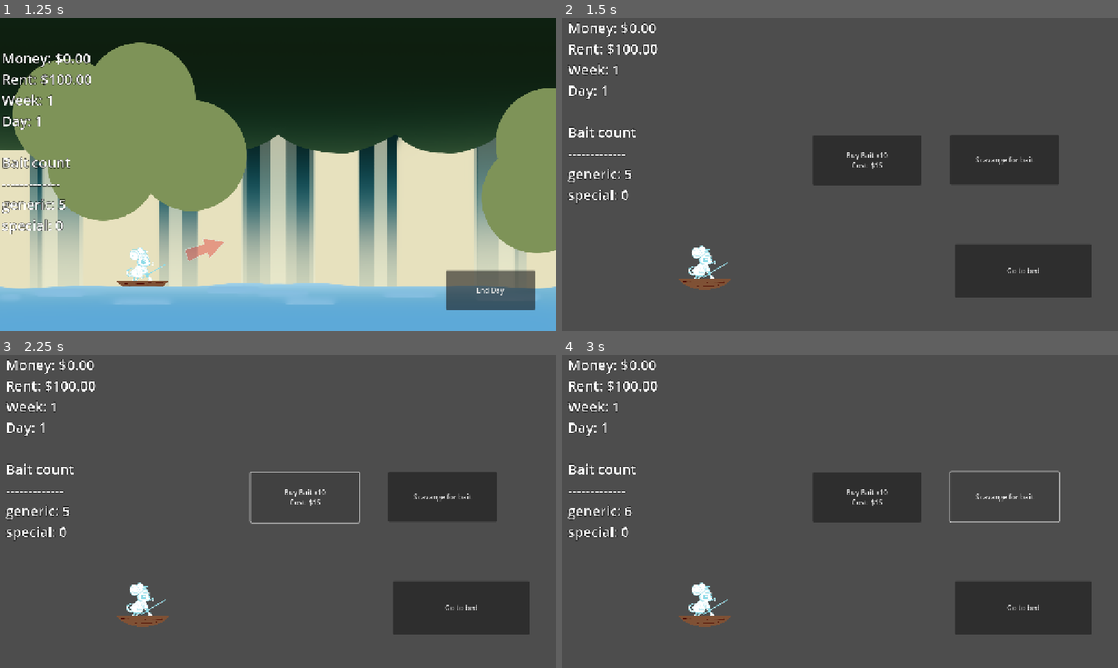
Above: before the commit, frames 1-4 (two rows, left to right).
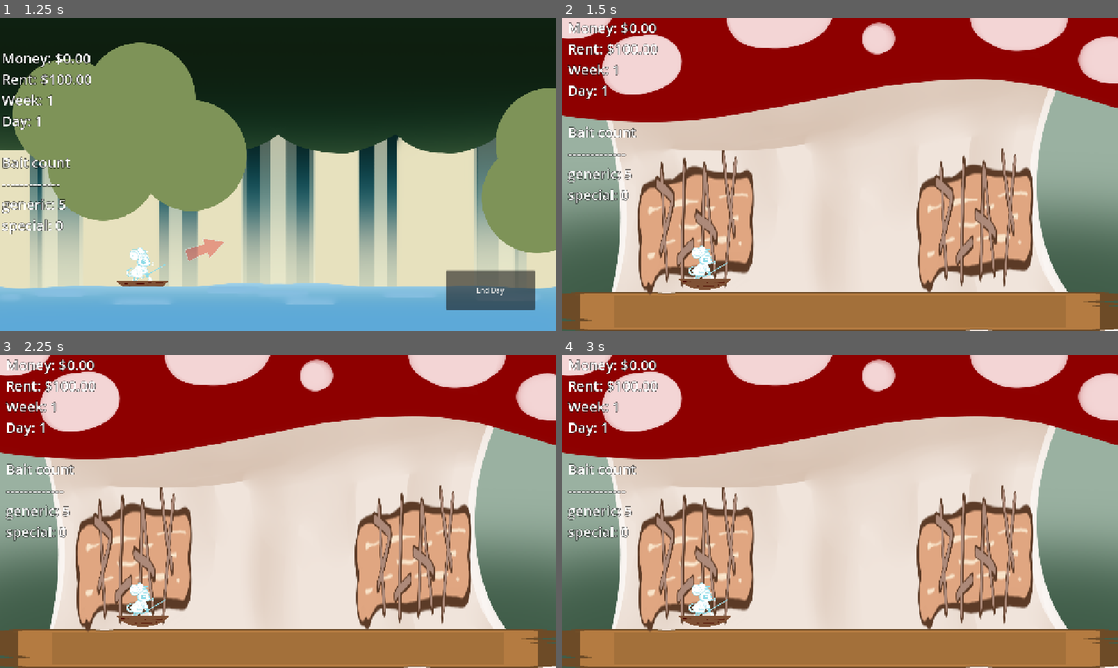
Above: after the commit, the same moments.

Repository: Meoah/Team-Awesome
Game: Godot game, scene res://scenes/default.tscn
The game is run twice, just before and just after one commit, with the same random seed, the same clock (stepped at 60 frames per second) and the same inputs.
Inputs (mouse positions are in pixels of both pictures, inside the frame that each line leads up to):
- Up to frame 1 (1.25 s): click (283, 158) at 0.5 s
- Up to frame 2 (1.5 s): click "End Day" at 1.25 s
- Up to frame 3 (2.25 s): click (305, 495) at 2 s, where only the run before the commit has a clickable "Buy Bait x10 Cost: $15"
- Up to frame 4 (3 s): click (1006, 495) at 2.75 s, where only the run before the commit has a clickable "Scavange for bait"

Frame 1 is identical in both runs. In frame 2, 97% of the frame differs, in the area x 0-100%, y 0-100%; in frame 3, 97%; in frame 4, 96%.

Commit message:
"wireframe"

Diff:
--- a/project.godot
+++ b/project.godot
@@ -75,6 +75,12 @@
 ]
 }
 
+[layer_names]
+
+2d_physics/layer_1="player"
+2d_physics/layer_2="bound"
+2d_physics/layer_3="interactable"
+
 [rendering]
 
 textures/canvas_textures/default_texture_filter=0
--- a/scenes/actors/main_character.tscn
+++ b/scenes/actors/main_character.tscn
@@ -9,6 +9,7 @@
 size = Vector2(800, 800)
 
 [node name="Jeremy" type="CharacterBody2D" node_paths=PackedStringArray("arrow_sprite", "boat_sprite", "power_bar")]
+collision_mask = 2
 script = ExtResource("1_mo88p")
 bobber_scene = ExtResource("2_5ovje")
 arrow_sprite = NodePath("Arrow")
--- a/scenes/game/nighttime_main.tscn
+++ b/scenes/game/nighttime_main.tscn
@@ -1,23 +1,121 @@
-[gd_scene load_steps=5 format=3 uid="uid://d2bt5ycjrdnix"]
+[gd_scene load_steps=13 format=3 uid="uid://d2bt5ycjrdnix"]
 
 [ext_resource type="Script" uid="uid://d4fc18nb3y6m5" path="res://scripts/game/nighttime_main.gd" id="1_53syt"]
+[ext_resource type="Texture2D" uid="uid://coivg44ivnbvf" path="res://assets/textures/ui/Filler_Shop_BG2.png" id="2_pdcg8"]
 [ext_resource type="PackedScene" uid="uid://c4g7xtu4dc0po" path="res://scenes/actors/main_character.tscn" id="2_s2grh"]
+[ext_resource type="Texture2D" uid="uid://cbhtfna6mhxm6" path="res://assets/textures/ui/panel_brown_damaged_dark.png" id="3_i5ojq"]
 [ext_resource type="LabelSettings" uid="uid://bxd0b237pgfrp" path="res://daytime_main.tres" id="3_s2grh"]
+[ext_resource type="Texture2D" uid="uid://cps8f0ajgm8kq" path="res://assets/textures/ui/Play_Button.png" id="4_pk35q"]
+
+[sub_resource type="RectangleShape2D" id="RectangleShape2D_pk35q"]
+size = Vector2(268, 292)
+
+[sub_resource type="RectangleShape2D" id="RectangleShape2D_1fmtj"]
+size = Vector2(268, 292)
 
 [sub_resource type="LabelSettings" id="LabelSettings_s2grh"]
 font_size = 64
 outline_size = 8
 outline_color = Color(0, 0, 0, 1)
 
-[node name="NighttimeMain" type="Node2D" node_paths=PackedStringArray("info")]
+[sub_resource type="PhysicsMaterial" id="PhysicsMaterial_s2grh"]
+
+[sub_resource type="RectangleShape2D" id="RectangleShape2D_pdcg8"]
+size = Vector2(50, 720)
+
+[sub_resource type="RectangleShape2D" id="RectangleShape2D_i5ojq"]
+size = Vector2(50, 720)
+
+[node name="NighttimeMain" type="Control" node_paths=PackedStringArray("info", "jeremy_node", "house_node", "shop_node", "shop_ui", "sleep_ui")]
+layout_mode = 3
+anchors_preset = 15
+anchor_right = 1.0
+anchor_bottom = 1.0
+grow_horizontal = 2
+grow_vertical = 2
 script = ExtResource("1_53syt")
 info = NodePath("Info")
+jeremy_node = NodePath("Jeremy")
+house_node = NodePath("House")
+shop_node = NodePath("Shop")
+shop_ui = NodePath("ShopUI")
+sleep_ui = NodePath("Sleep")
+
+[node name="BackgroundTexture" type="TextureRect" parent="."]
+layout_mode = 1
+anchors_preset = 15
+anchor_right = 1.0
+anchor_bottom = 1.0
+grow_horizontal = 2
+grow_vertical = 2
+texture = ExtResource("2_pdcg8")
+
+[node name="GroundTexture" type="TextureRect" parent="."]
+layout_mode = 1
+anchors_preset = -1
+anchor_top = 0.875
+anchor_right = 1.0
+anchor_bottom = 1.0
+grow_horizontal = 2
+grow_vertical = 0
+texture = ExtResource("3_i5ojq")
+expand_mode = 1
+
+[node name="House" type="Area2D" parent="."]
+position = Vector2(308, 469)
+collision_layer = 4
+
+[node name="Sprite2D" type="Sprite2D" parent="House"]
+scale = Vector2(0.48211092, 2.3275862)
+texture = ExtResource("4_pk35q")
+
+[node name="CollisionShape2D" type="CollisionShape2D" parent="House"]
+position = Vector2(-2, 15)
+shape = SubResource("RectangleShape2D_pk35q")
+debug_color = Color(0.6256581, 0.52917874, 0.15804198, 0.41960785)
+
+[node name="Shop" type="Area2D" parent="."]
+position = Vector2(951, 465)
+collision_layer = 4
+
+[node name="Sprite2D" type="Sprite2D" parent="Shop"]
+scale = Vector2(0.48211092, 2.3275862)
+texture = ExtResource("4_pk35q")
+
+[node name="CollisionShape2D" type="CollisionShape2D" parent="Shop"]
+position = Vector2(-2, 15)
+shape = SubResource("RectangleShape2D_1fmtj")
+debug_color = Color(0.6256581, 0.52917874, 0.15804198, 0.41960785)
 
 [node name="Jeremy" parent="." instance=ExtResource("2_s2grh")]
 position = Vector2(329.00003, 583)
 scale = Vector2(0.15348448, 0.15348448)
 
-[node name="BuyBait" type="Button" parent="."]
+[node name="Sleep" type="Button" parent="."]
+visible = false
+layout_mode = 0
+offset_left = 147.0
+offset_top = 287.0
+offset_right = 461.0
+offset_bottom = 410.0
+text = "Go to bed"
+
+[node name="Info" type="Label" parent="."]
+layout_mode = 0
+offset_left = 13.0
+offset_right = 251.0
+offset_bottom = 171.0
+text = "info"
+label_settings = ExtResource("3_s2grh")
+
+[node name="ShopUI" type="Control" parent="."]
+visible = false
+anchors_preset = 0
+offset_right = 40.0
+offset_bottom = 40.0
+
+[node name="BuyBait" type="Button" parent="ShopUI"]
+layout_mode = 0
 offset_left = 577.0
 offset_top = 270.0
 offset_right = 827.0
@@ -25,30 +123,17 @@
 text = "Buy Bait x10
 Cost: $15"
 
-[node name="Scavenge" type="Button" parent="."]
+[node name="Scavenge" type="Button" parent="ShopUI"]
+layout_mode = 0
 offset_left = 894.0
 offset_top = 269.0
 offset_right = 1144.0
 offset_bottom = 384.0
 text = "Scavange for bait"
 
-[node name="Sleep" type="Button" parent="."]
-offset_left = 905.0
-offset_top = 520.0
-offset_right = 1219.0
-offset_bottom = 643.0
-text = "Go to bed"
-
-[node name="Info" type="Label" parent="."]
-offset_left = 13.0
-offset_right = 251.0
-offset_bottom = 171.0
-text = "info"
-label_settings = ExtResource("3_s2grh")
-
 [node name="Control" type="Control" parent="."]
 visible = false
-layout_mode = 3
+layout_mode = 1
 anchors_preset = 15
 anchor_right = 1.0
 anchor_bottom = 1.0
@@ -95,7 +180,19 @@
 offset_bottom = 643.0
 text = "oh."
 
-[connection signal="pressed" from="BuyBait" to="." method="_on_buy_bait_pressed"]
-[connection signal="pressed" from="Scavenge" to="." method="_on_scavenge_pressed"]
+[node name="Boundaries" type="StaticBody2D" parent="."]
+collision_layer = 2
+physics_material_override = SubResource("PhysicsMaterial_s2grh")
+
+[node name="LeftCollision" type="CollisionShape2D" parent="Boundaries"]
+position = Vector2(-25, 360)
+shape = SubResource("RectangleShape2D_pdcg8")
+
+[node name="RightCollision" type="CollisionShape2D" parent="Boundaries"]
+position = Vector2(1305, 360)
+shape = SubResource("RectangleShape2D_i5ojq")
+
 [connection signal="pressed" from="Sleep" to="." method="_on_sleep_pressed"]
+[connection signal="pressed" from="ShopUI/BuyBait" to="." method="_on_buy_bait_pressed"]
+[connection signal="pressed" from="ShopUI/Scavenge" to="." method="_on_scavenge_pressed"]
 [connection signal="pressed" from="Control/ded" to="." method="_on_ded_pressed"]
--- /dev/null
+++ b/scenes/ui/pop_ups/dialogue_popup.tscn
@@ -0,0 +1,12 @@
+[gd_scene load_steps=2 format=3 uid="uid://cwo1dpi7dssjg"]
+
+[ext_resource type="Script" uid="uid://bv0ieg1ihbpof" path="res://scripts/ui/pop_ups/dialogue_popup.gd" id="1_jhcxe"]
+
+[node name="DialoguePopup" type="Control"]
+layout_mode = 3
+anchors_preset = 15
+anchor_right = 1.0
+anchor_bottom = 1.0
+grow_horizontal = 2
+grow_vertical = 2
+script = ExtResource("1_jhcxe")
--- a/scripts/actors/main_character.gd
+++ b/scripts/actors/main_character.gd
@@ -35,6 +35,8 @@
 # Parent Nodes
 var daytime_node : DaytimeMain
 var nighttime_node : NighttimeMain
+# Signals
+signal player_interact
 
 func _ready() -> void:
 	# Initializes arrow sprite.
@@ -68,6 +70,7 @@
 	# Action
 	if event.is_action_pressed("action"):
 		_set_flag(InputFlags.ACTION, true)
+		player_interact.emit()
 		if bobber_hook:
 			if PlayManager.request_reeling_state():
 				_clear_bobbers()
--- a/scripts/game/nighttime_main.gd
+++ b/scripts/game/nighttime_main.gd
@@ -1,7 +1,13 @@
-extends Node2D
+extends Control
 class_name NighttimeMain
 
 @export var info : Label
+@export var jeremy_node : MainCharacter
+@export var house_node : Area2D
+@export var shop_node : Area2D
+
+@export var shop_ui : Control
+@export var sleep_ui : Control
 
 var scavange : int = 0
 
@@ -26,9 +32,17 @@
 	_sell_all_fish()
 	if SystemData.get_day() == 5:
 		$Sleep.text = "Pay rent or die"
+	jeremy_node.player_interact.connect(_interaction)
 
 func _process(_delta) -> void:
 	_update_info()
+
+func _interaction() -> void:
+	if shop_node.overlaps_body(jeremy_node):
+		if shop_ui.visible : shop_ui.visible = false
+		else : shop_ui.visible = true
+	if house_node.overlaps_body(jeremy_node):
+		sleep_ui.visible = true
 
 #TODO move this elsewhere
 func calculate_rent() -> float:
--- a/scripts/ui/pop_ups/base_popup.gd
+++ b/scripts/ui/pop_ups/base_popup.gd
@@ -5,7 +5,11 @@
 enum POPUP_TYPE{
 	GENERIC,
 	PAUSE,
-	MINIGAMEUI
+	MINIGAMEUI,
+	DIALOGUE,
+	SHOP, #TODO
+	COMPENDIUM, #TODO
+	SETTINGS #TODO
 }
 
 # Flags used to determine popup behavior.
--- /dev/null
+++ b/scripts/ui/pop_ups/dialogue_popup.gd
@@ -0,0 +1,8 @@
+class_name DialoguePopup
+extends BasePopup
+
+func _on_init() -> void:
+	type = POPUP_TYPE.DIALOGUE
+
+func _on_exit_pressed():
+	GameManager.popup_queue.dismiss_popup()
Not shown, added: scripts/ui/pop_ups/dialogue_popup.gd.uid
